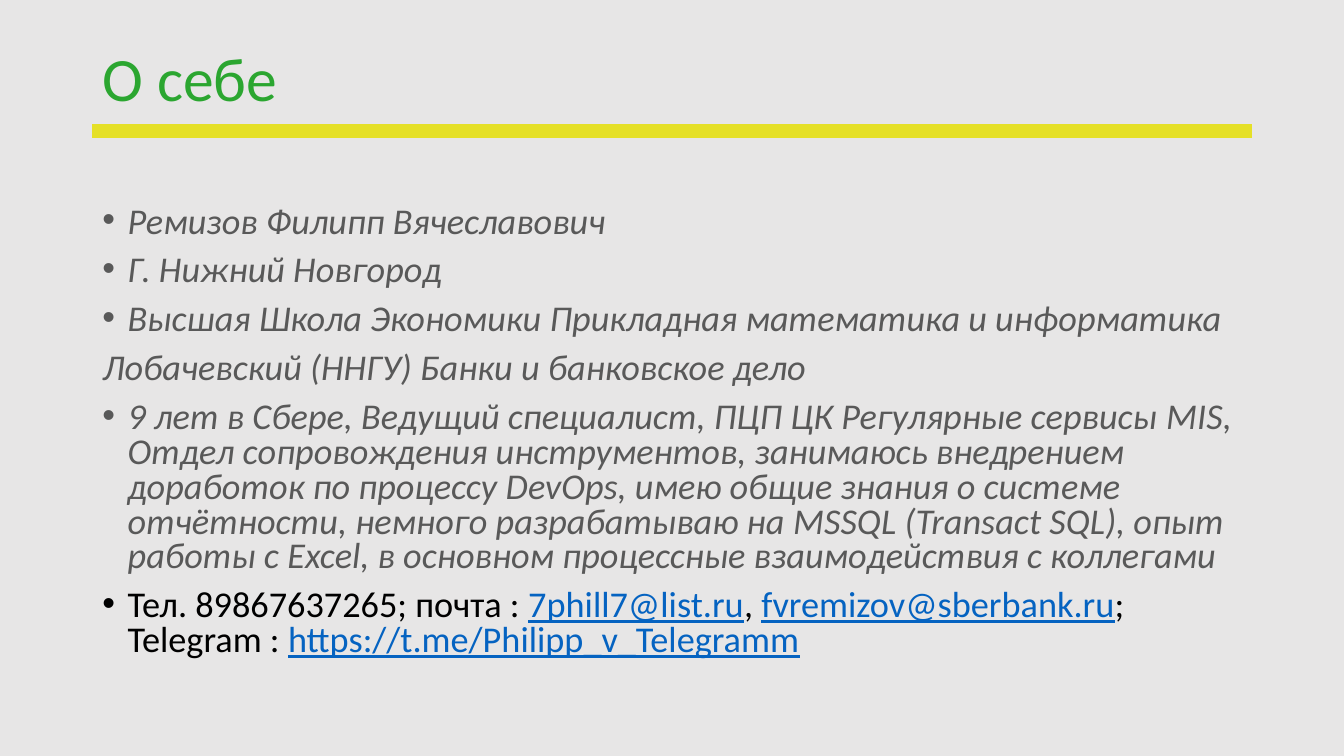
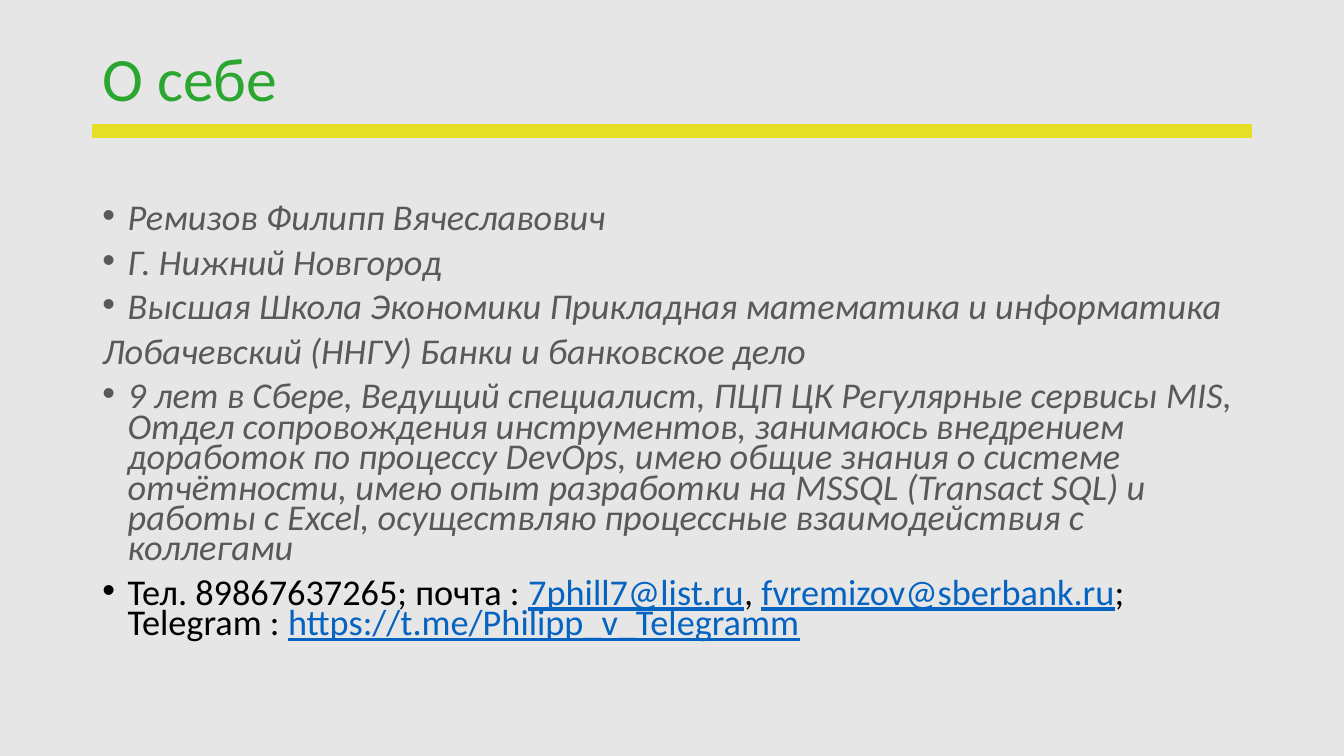
Before and after one commit to PhilippRemizov/My_final_project, a slide deck: slide 2 of Ремизов Филипп.pptx. Drawn at 1344x756 pixels with LibreOffice and Linux fonts; fonts in the diff are those of the drawing; background and template pictures are left out. Boxes give left, top, right and bottom in pixels: in the first picture for what was removed or moved away, otherwise in the second. Text is boxed around its words. In the diff, an @@ line names an element or a change of style, - is before the commit and + after.

```diff
--- a/Ремизов Филипп.pptx
+++ b/Ремизов Филипп.pptx
@@ text at (102,205,1221,642): line spacing 0.8 to 0.7 @@
@@ text at (128,383,1232,560): text changed @@
-• 9 лет в Сбере, Ведущий специалист, ПЦП ЦК Регулярные сервисы MIS, Отдел сопровождения инструментов, занимаюсь внедрением доработок по процессу DevOps, имею общие знания о системе отчётности, немного разрабатываю на MSSQL (Transact SQL), опыт работы с Excel, в основном процессные взаимодействия с коллегами
+• 9 лет в Сбере, Ведущий специалист, ПЦП ЦК Регулярные сервисы MIS, Отдел сопровождения инструментов, занимаюсь внедрением доработок по процессу DevOps, имею общие знания о системе отчётности, имею опыт разработки на MSSQL (Transact SQL) и работы с Excel, осуществляю процессные взаимодействия с коллегами
```
Also in this commit, not shown: 4 other slides changed.
